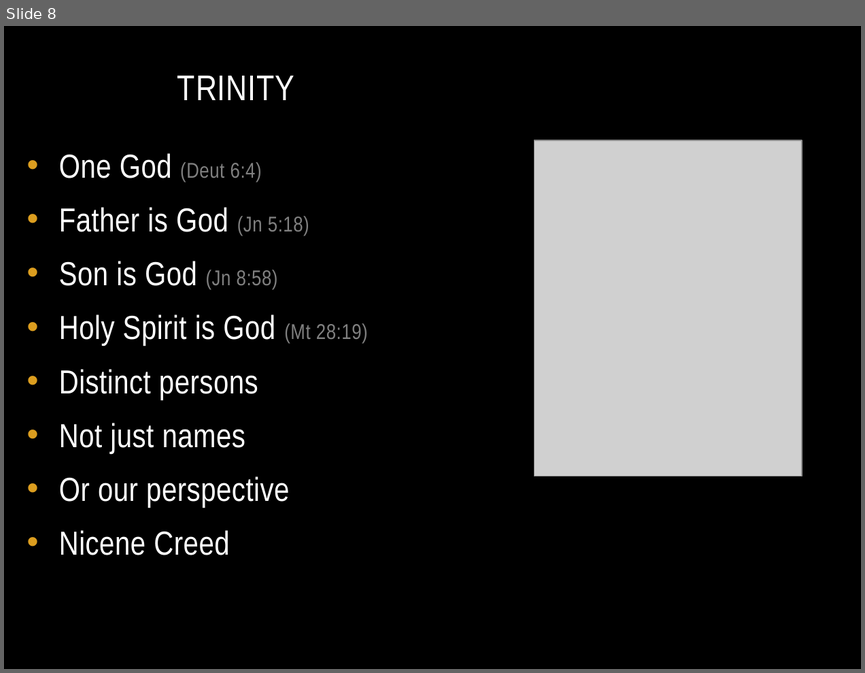
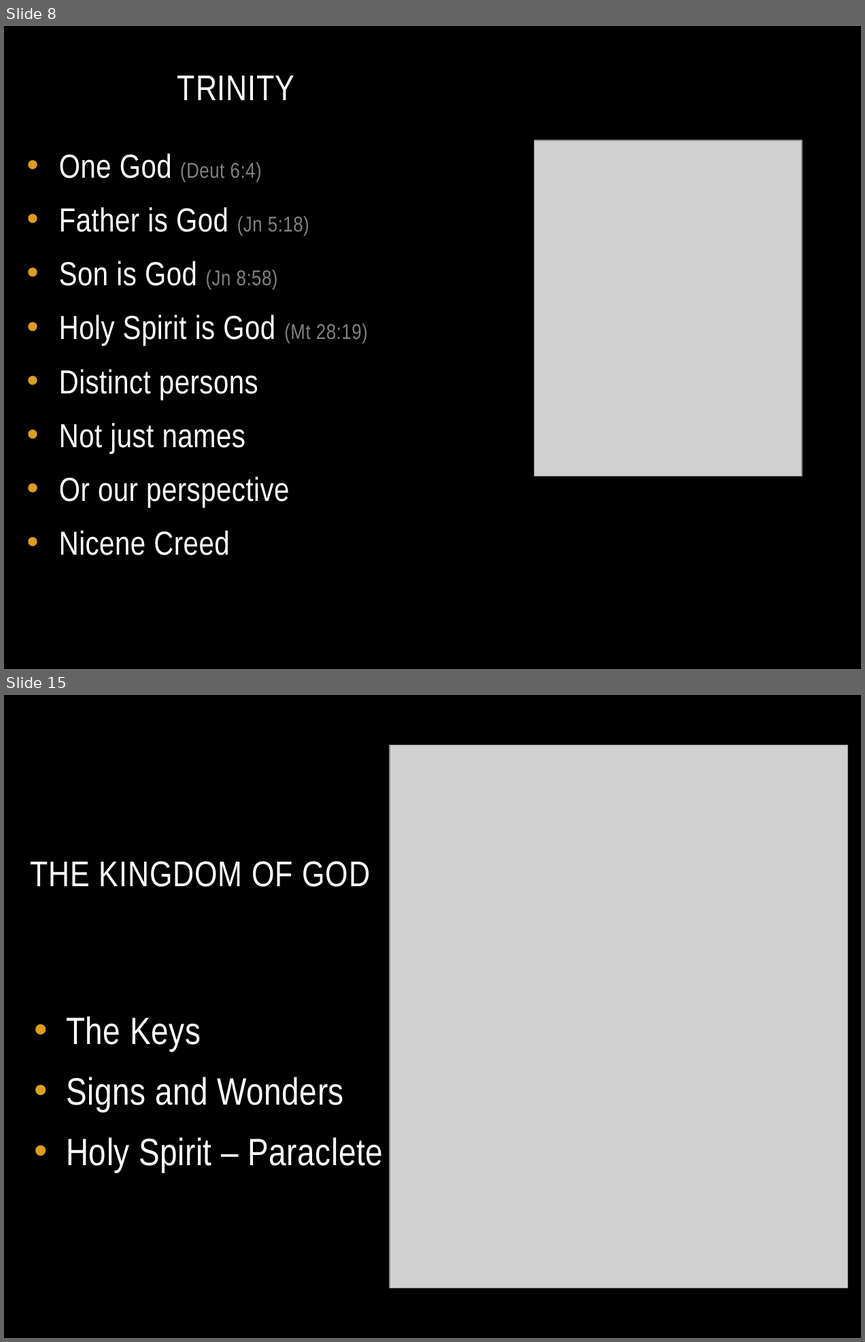
Before and after one commit to chadmyers/junkdrawer, a slide deck: adultconfirmation/theologicalbasics.pptx. Shown one above the other, each under a label of ours: slide 8 before the commit, slides 8 and 15 after it; the slides between them are not shown. The pictures are 865x673 and 865x1342 pixels, drawn with LibreOffice and Linux fonts; fonts in the diff are those of the drawing; grey boxes stand for pictures. Boxes give left, top, right and bottom in pixels: in the first picture for what was removed or moved away, otherwise in the second. Text is boxed around its words. In the diff, an @@ line names an element or a change of style, - is before the commit and + after.

```diff
--- a/adultconfirmation/theologicalbasics.pptx
+++ b/adultconfirmation/theologicalbasics.pptx
@@ slide 15 added at [4, 695, 861, 1338], background #000000 @@
@@ picture added at [390, 745, 848, 1287] @@
@@ title added at [30, 861, 370, 887], 30 pt, text #FFFFFF @@
+THE KINGDOM OF GOD
@@ text added at [66, 1016, 383, 1172], 32 pt, text #FFFFFF @@
+• The Keys
+• Signs and Wonders
+• Holy Spirit – Paraclete
```
Also in this commit, not shown: 3 slides changed, 10 other slides added.
